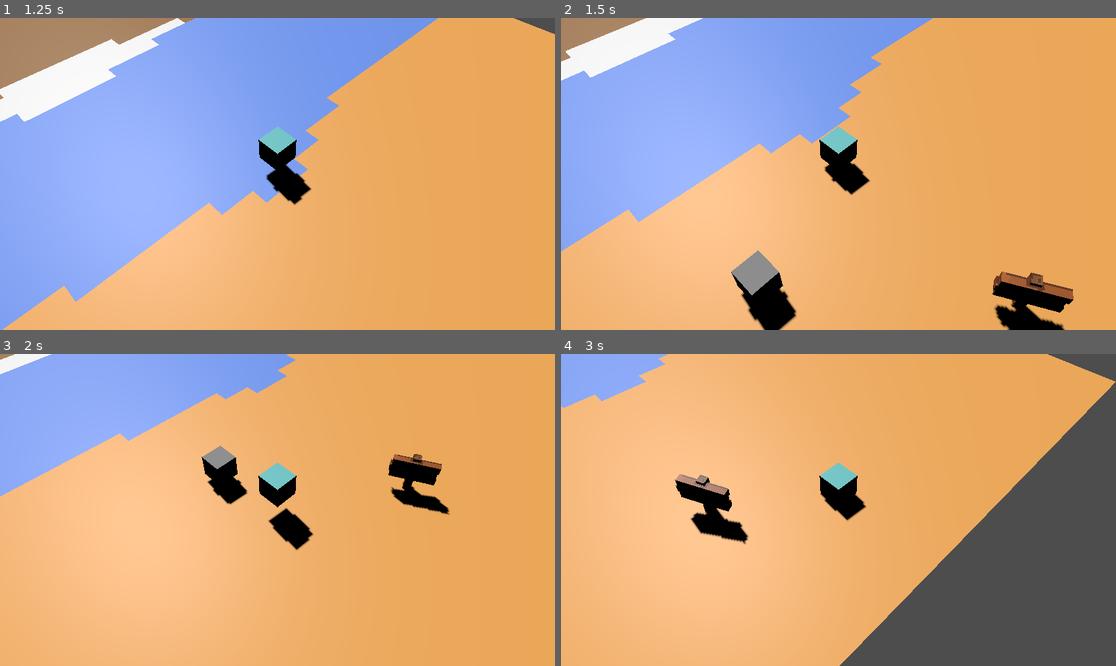
Above: before the commit, frames 1-4 (two rows, left to right).
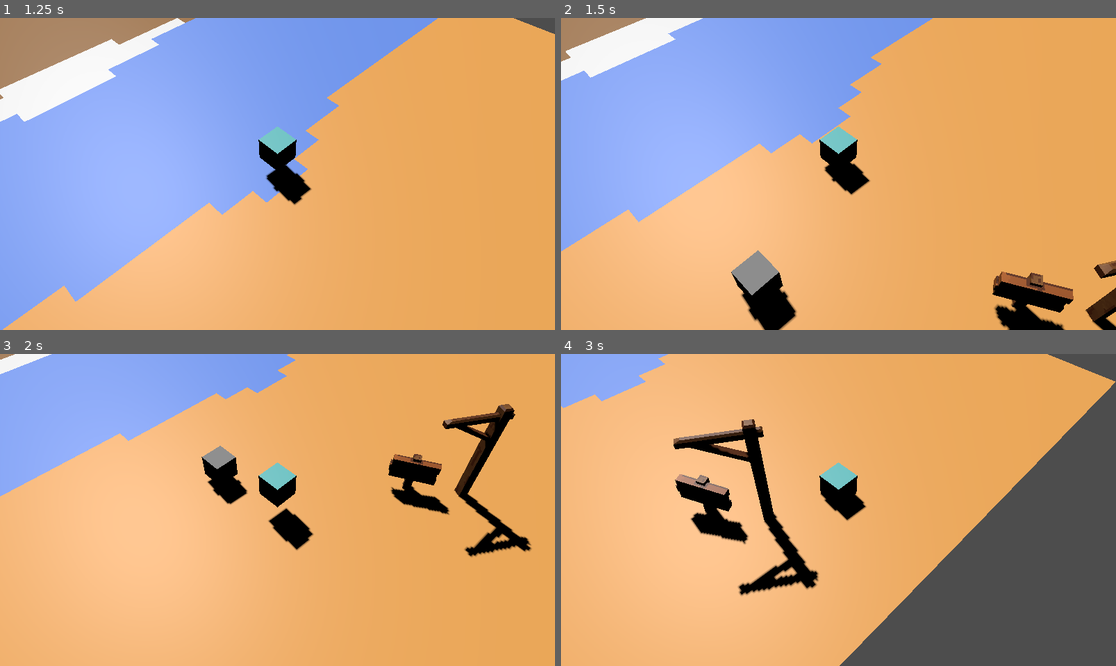
Above: after the commit, the same moments.

Repository: redacted24/gametesting-v2
Game: Godot game, scene res://main.tscn
The game is run twice, just before and just after one commit, with the same random seed, the same clock (stepped at 60 frames per second) and the same inputs.
Inputs:
- Up to frame 1 (1.25 s): tap Enter at 0.5 s; hold D (move_right) from 0.53 s (still down); tap Space (jump) at 0.77 s
- Up to frame 2 (1.5 s): release D (move_right) at 1.28 s; hold S (move_down) from 1.28 s (still down)
- Up to frame 3 (2 s): keep holding S (move_down); tap Space (jump) at 1.52 s
- Up to frame 4 (3 s): release S (move_down) at 2.03 s; hold D (move_right) 2.03-2.78 s; hold W (move_up) from 2.78 s (still down)

Frame 1 is identical in both runs. In frame 2, 0.6% of the frame differs, in the area x 94-100%, y 77-100%; in frame 3, 2.1%; in frame 4, 2.7%, in the area x 20-47%, y 20-78%.

Commit message:
add: signpost yay

Diff:
--- a/main.tscn
+++ b/main.tscn
@@ -1,8 +1,9 @@
-[gd_scene load_steps=7 format=3 uid="uid://dnsrsv7t3txq1"]
+[gd_scene load_steps=8 format=3 uid="uid://dnsrsv7t3txq1"]
 
 [ext_resource type="PackedScene" uid="uid://br3860se46788" path="res://player.tscn" id="1_m1l6x"]
 [ext_resource type="PackedScene" uid="uid://c10i7bs4ped0c" path="res://art/world.glb" id="1_oibnm"]
 [ext_resource type="PackedScene" uid="uid://dq1xkgdl3sr0x" path="res://sign.tscn" id="3_erk7h"]
+[ext_resource type="PackedScene" uid="uid://dilm1eci453o6" path="res://signpost.tscn" id="4_tn076"]
 
 [sub_resource type="BoxShape3D" id="BoxShape3D_intyh"]
 size = Vector3(20, 1, 20.0264)
@@ -56,3 +57,6 @@
 
 [node name="Sign" parent="." instance=ExtResource("3_erk7h")]
 transform = Transform3D(-0.460448, 0, 0.887687, 0, 1, 0, -0.887687, 0, -0.460448, 17.3496, -0.29788, -5.39901)
+
+[node name="Signpost" parent="Sign" instance=ExtResource("4_tn076")]
+transform = Transform3D(-0.5, 0, 0.866025, 0, 1, 0, -0.866025, 0, -0.5, 0.328538, 9.53674e-07, 2.2989)
--- /dev/null
+++ b/signpost.tscn
@@ -0,0 +1,18 @@
+[gd_scene load_steps=3 format=3 uid="uid://dilm1eci453o6"]
+
+[ext_resource type="PackedScene" uid="uid://djb4xoxybjtwf" path="res://art/signpost.glb" id="1_kgxh3"]
+
+[sub_resource type="BoxShape3D" id="BoxShape3D_moix5"]
+size = Vector3(0.412842, 2.99664, 0.4104)
+
+[node name="Signpost" type="StaticBody3D"]
+collision_layer = 2
+collision_mask = 0
+
+[node name="Node3D" type="Node3D" parent="."]
+
+[node name="signpost" parent="Node3D" instance=ExtResource("1_kgxh3")]
+
+[node name="CollisionShape3D" type="CollisionShape3D" parent="."]
+transform = Transform3D(1, 0, 0, 0, 1, 0, 0, 0, 1, 0.00012207, 1.44156, 0.000610352)
+shape = SubResource("BoxShape3D_moix5")
Binary file added: art/signpost.glb
Not shown, added: art/signpost.glb.import
Binary file added: art/signpost_PixelTextureGrid_128.png
Not shown, added: art/signpost_PixelTextureGrid_128.png.import
